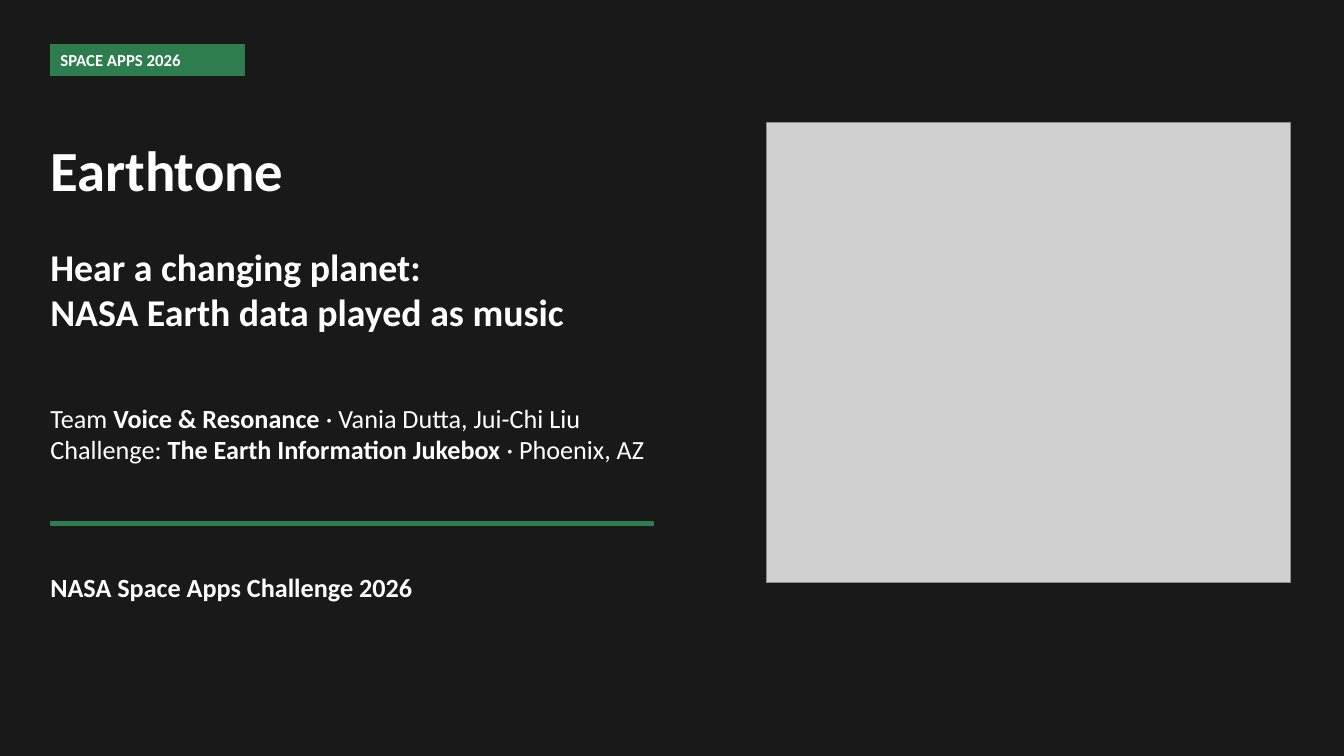
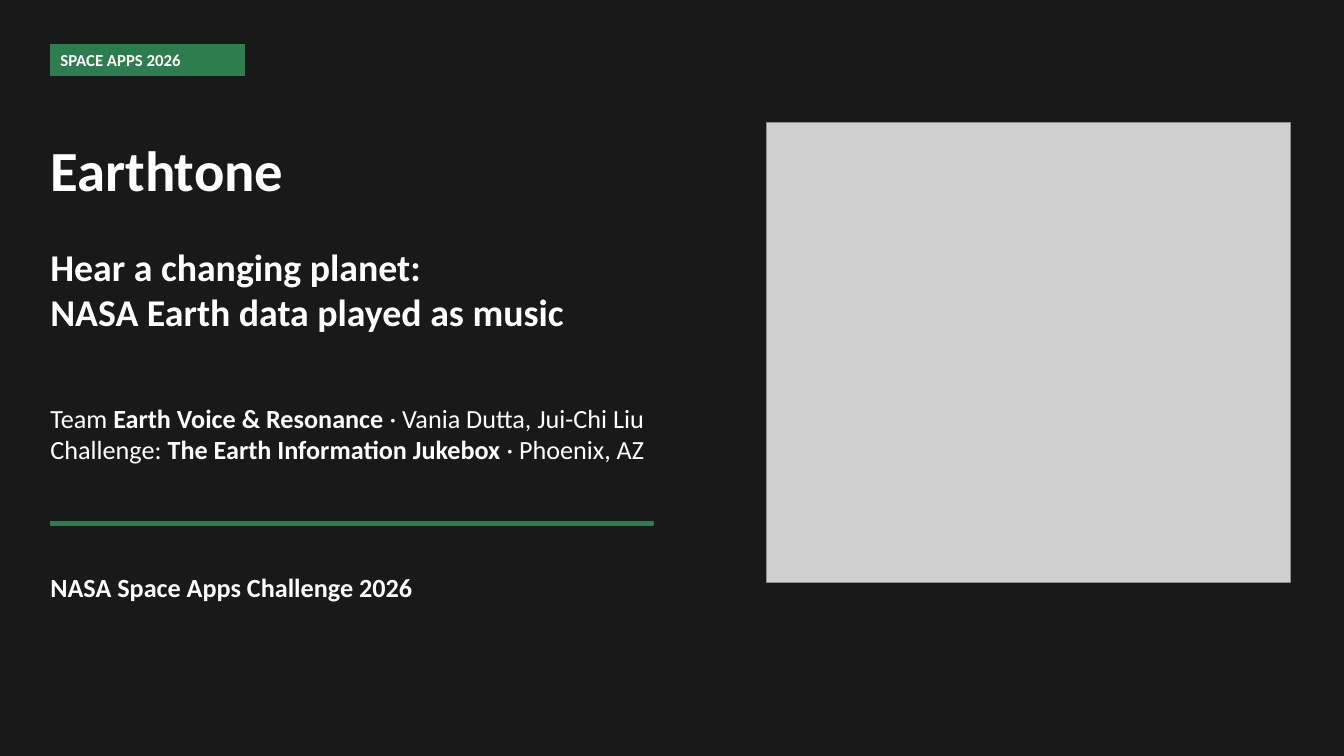
Before and after one commit to 22vania/nasa-challenge, a slide deck: slide 1 of dist/demo.pptx. Drawn at 1344x756 pixels with LibreOffice and Linux fonts; fonts in the diff are those of the drawing; grey boxes stand for pictures. Boxes give left, top, right and bottom in pixels: in the first picture for what was removed or moved away, otherwise in the second. Text is boxed around its words. In the diff, an @@ line names an element or a change of style, - is before the commit and + after.

```diff
--- a/dist/demo.pptx
+++ b/dist/demo.pptx
@@ text at (50, 409, 644, 431): text changed @@
-Team Voice & Resonance · Vania Dutta, Jui-Chi Liu
+Team Earth Voice & Resonance · Vania Dutta, Jui-Chi Liu
```
Also in this commit, not shown: 4 other slides changed, 1 other file.
